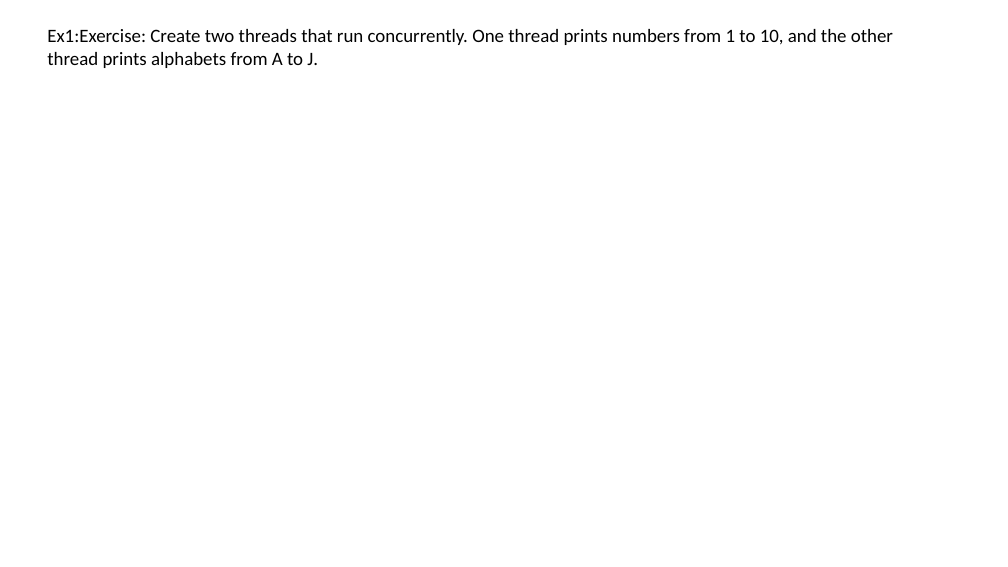
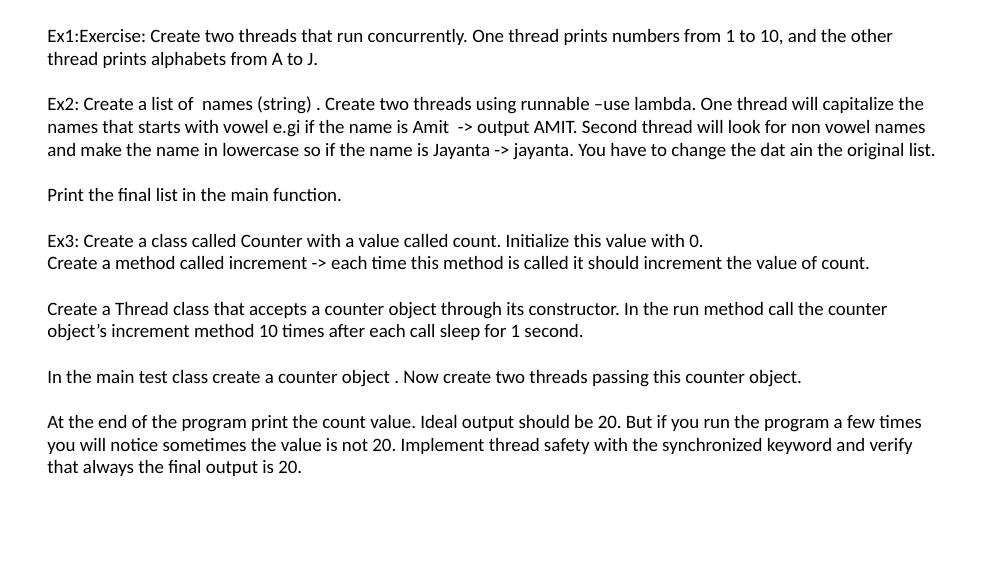
Before and after one commit to jayanta1971/wiprojulytrain, a slide deck: slide 3 of ppt/day-6-java_26_7_2025.pptx. Drawn at 1008x567 pixels with LibreOffice and Linux fonts; fonts in the diff are those of the drawing. Boxes give left, top, right and bottom in pixels: in the first picture for what was removed or moved away, otherwise in the second. Text is boxed around its words. In the diff, an @@ line names an element or a change of style, - is before the commit and + after.

```diff
--- a/ppt/day-6-java_26_7_2025.pptx
+++ b/ppt/day-6-java_26_7_2025.pptx
@@ text at box(47, 96, 936, 476): paragraphs added @@
+Ex2: Create a list of names (string) . Create two threads using runnable –use lambda. One thread will capitalize the names that starts with vowel e.gi if the name is Amit -> output AMIT. Second thread will look for non vowel names and make the name in lowercase so if the name is Jayanta -> jayanta. You have to change the dat ain the original list.
+Print the final list in the main function.
+Ex3: Create a class called Counter with a value called count. Initialize this value with 0.
+Create a method called increment -> each time this method is called it should increment the value of count.
+Create a Thread class that accepts a counter object through its constructor. In the run method call the counter object’s increment method 10 times after each call sleep for 1 second.
+In the main test class create a counter object . Now create two threads passing this counter object.
+At the end of the program print the count value. Ideal output should be 20. But if you run the program a few times you will notice sometimes the value is not 20. Implement thread safety with the synchronized keyword and verify that always the final output is 20.
```
Also in this commit, not shown: 1 other slide changed, 3 slides added, 4 other files.
